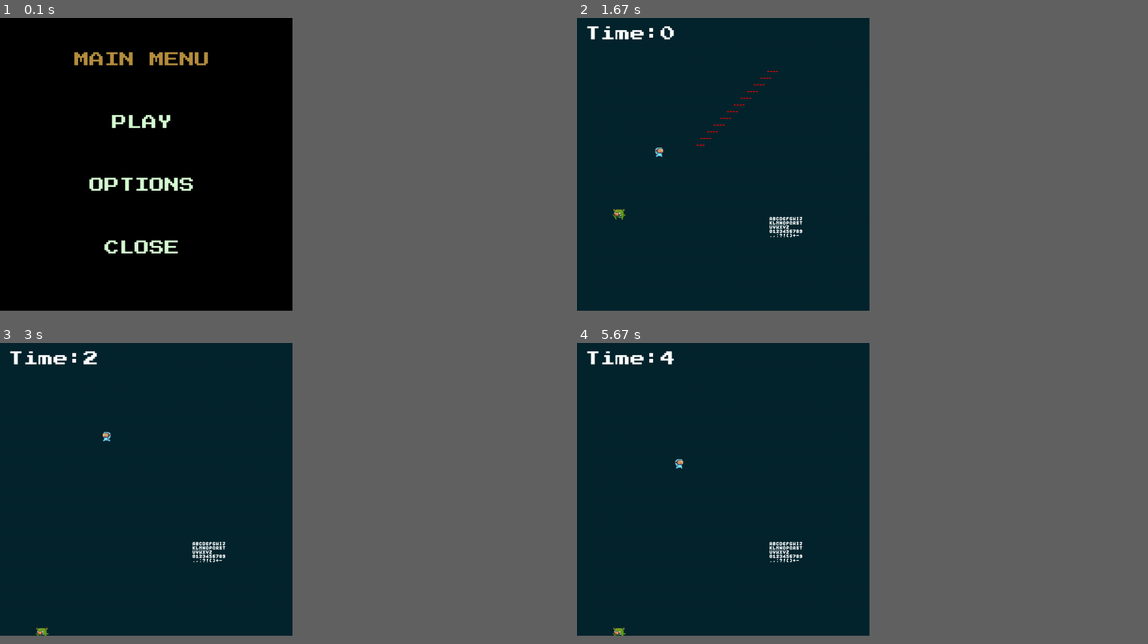
Above: before the commit, frames 1-4 (two rows, left to right).
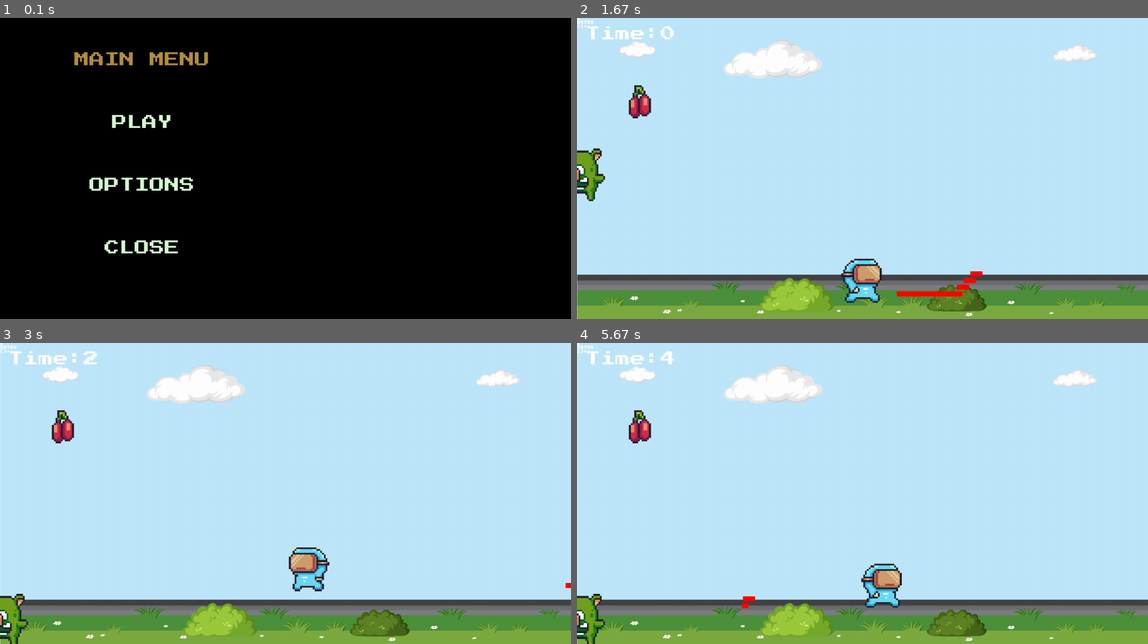
Above: after the commit, the same moments.

Repository: Minipomy/MaximilianoRiveraMendes-pygame-tp-final
Game: pygame game, started from main.py
Same seed, same stepped clock (60 frames per second), same inputs: the game is played once before the commit and once after it.
Inputs (mouse positions are in pixels of both pictures, inside the frame that each line leads up to):
- Up to frame 1 (0.1 s): no input
- Up to frame 2 (1.67 s): click "PLAY" at 0.38 s; click "STAGE 1" at 0.72 s; hold S 1-1.47 s; hold Right 1-1.47 s; move the mouse to (1045, 159) at 1.03 s; hold Right from 1.5 s (still down); tap Space at 1.57 s
- Up to frame 3 (3 s): tap Space at 1.87, 2.07, 2.37, 2.57, 2.87 s; release Right at 1.97 s; hold Right 2-2.47 s; tap S at 2.15 s; hold Left from 2.5 s (still down)
- Up to frame 4 (5.67 s): release Left at 3.03 s; hold Left 3.07-3.47 s; tap Space at 3.13, 3.43, 3.57, 3.87, 4.23, 4.53, 5.07, 5.37, 5.57 s; hold Right 3.5-4.13 s; tap S at 3.65, 5.15 s; hold P 4.17-4.63 s; hold Left 4.17-4.63 s; click "RESUME" at 4.72 s; hold Left 5-5.47 s; move the mouse to (725, 433) at 5.03 s; hold Right from 5.5 s (still down)
In our replay, the window is 461x461 before the commit and 900x474 after it. These sizes can differ from the game's own. Grey fills any space a smaller window leaves; there, only what the larger window draws over its background counts as a difference.

The runs differ from the first frame. In frame 1, 0.1% of the frame differs, in the area x 16-37%, y 11-79%; in frame 2, 59%; in frame 3, 59%, in the area x 0-100%, y 0-100%; in frame 4, 59%.

Commit message:
Agregamos frutas-regenerativas | Generamos una mejor structura de archivo config | aplicando arreglos a ticks en vida y disparo

Diff:
--- /dev/null
+++ b/Fruit.py
@@ -0,0 +1,40 @@
+import pygame as pg
+from auxiliar import SurfaceManager as sf
+from constants import DEBUG
+
+class Fruit(pg.sprite.Sprite):
+    def __init__(self, fruit_data):
+        super().__init__()
+
+        #   Atributos de ubicacion y de imagen
+        self.pos_x = fruit_data.get("pos_x")
+        self.pos_y = fruit_data.get("pos_y")
+        self.location = (self.pos_x, self.pos_y)
+
+        #   Atributos de animacion
+        self.idle = sf.get_surface_from_spritesheet(fruit_data.get("fruit_img"), 17, 1)
+        self.frame_rate = fruit_data.get("frame_rate")
+        self.initial_frame = 0
+        self.image = self.idle[self.initial_frame]
+        self.rect = self.image.get_rect(center = self.location)
+        self.fruit_animation_time = 0
+
+    #   Limitacion de FPS
+    def do_animation(self, delta_ms):
+        self.fruit_animation_time += delta_ms
+        if self.fruit_animation_time >= self.frame_rate:
+            self.fruit_animation_time = 0
+            if self.initial_frame < len(self.idle) - 1:
+                self.initial_frame += 1
+            else:
+                self.initial_frame = 0
+
+    def update(self, screen, delta_ms):
+        self.do_animation(delta_ms)
+        self.draw(screen)
+
+    def draw(self, screen):
+        if DEBUG:
+            pg.draw.rect(screen, 'yellow', self.rect)
+        self.image = self.idle[self.initial_frame]
+        screen.blit(self.image, self.rect)
--- a/Game.py
+++ b/Game.py
@@ -4,6 +4,7 @@
 import time
 from Enemy import Enemy
 from Player import Player
+from Fruit import Fruit
 from Projectile import Projectile
 from Tile import Tile
 from Buttons import Buttons
@@ -11,12 +12,20 @@
 
 class Game():
     def __init__(self, json_file):
+
+        #   Archivo de configuracion
         data = open(json_file)
         self.json = js.load(data)
+
+        #   Atributos de control de pygame
         pg.init()
         self.width = SCREEN_WIDTH
         self.height = SCREEN_HEIGHT
+        self.stages = self.json.get("stages")
+        self.stage_selected = self.stages.get("stage_1")
+        self.background = self.stage_selected.get("BG_img")
         self.size = (self.width, self.height)
+        self.image = pg.transform.scale(pg.image.load(self.background), self.size)
         self.screen = pg.display.set_mode(self.size)
         self.caption = pg.display.set_caption(CAPTION)
         self.clock = pg.time.Clock()
@@ -24,16 +33,19 @@
         self.font = pg.font.Font(FONT, 36)
         pg.font.init()
 
+        #   Atributos de control de juego y sprites
         self.isPause = False
         self.isPlaying = False
+
+        #   Agregamos los enemigos, tiles y jugador
         self.sprites = pg.sprite.Group()
         self.enemy = pg.sprite.Group()
         self.tile = pg.sprite.Group()
-        self.player = Player(self.json.get("player"))
-
-        #   Agregamos los enemigos y tiles al grupo
-        self.enemy.add(Enemy(self.json.get("enemy")))
-        self.tile.add(Tile(self.json.get("tile")))
+        self.fruit = pg.sprite.Group()
+        self.player = Player(self.stage_selected.get("player"))
+        self.enemy.add(Enemy(self.stage_selected.get("enemy")))
+        self.tile.add(Tile(self.stage_selected.get("tile")))
+        self.fruit.add(Fruit(self.stage_selected.get("fruit")))
 
     def get_width(self):
         return self.width
@@ -118,13 +130,14 @@
                 if event.type == pg.MOUSEBUTTONDOWN:
                     if STAGE_1.checkForInput(MOUSE):
                         self.isPlaying = True
+                        self.stage_selected = self.stages.get("stage_1")
                         self.run()
                     if STAGE_2.checkForInput(MOUSE):
                         self.isPlaying = True
+                        self.stage_selected = self.stages.get("stage_2")
                     if STAGE_3.checkForInput(MOUSE):
                         self.isPlaying = True
-
-
+                        self.stage_selected = self.stages.get("stage_3")
             pg.display.update()
 
     def options(self):
@@ -145,6 +158,7 @@
     def run(self):
         start_ticks = int(pg.time.get_ticks())
         while self.isPlaying:
+            self.screen.blit(self.image, (0, 0))
             seconds = int((pg.time.get_ticks()-start_ticks)/1000)
             for event in pg.event.get():
                 if event.type == pg.QUIT:
@@ -154,8 +168,6 @@
                         self.isPause = True
                         self.set_pause()
 
-            self.screen.fill(BACKGROUND_COLOR)
-
             #   Generamos contador de tiempo en stage
             self.draw_text("Time: ", (255, 255, 255), self.screen, 20, 20)
             self.draw_text(str(seconds),(255, 255, 255), self.screen, 200, 20)
@@ -165,6 +177,17 @@
                     if bullet.rect.colliderect(enemy.rect):
                         enemy.kill()
 
+            for fruit in self.fruit:
+                if fruit.rect.colliderect(self.player):
+                    fruit.kill()
+                    self.player.extra_life()
+
+            for enemy in self.enemy:
+                if enemy.rect.colliderect(self.player):
+                    now = pg.time.get_ticks()
+                    self.player.get_damage(enemy, now)
+                    print(self.player.life)
+
             #   Agregamos los enemigos al Stage
             self.enemy.draw(self.screen)
             self.enemy.update(self.delta_ms)
@@ -172,6 +195,9 @@
             # #   Agregamos los Tiles al Stage
             self.tile.draw(self.screen)
 
+            # #   Agregamos las frutas al Stage
+            self.fruit.update(self.screen, self.delta_ms)
+
             #   Agregamos el jugador al Stage
             for tile in self.tile:
                 self.player.is_on_platform(tile)
--- a/Player.py
+++ b/Player.py
@@ -16,12 +16,15 @@
         self.__jump_l = sf.get_surface_from_spritesheet(player_data.get("jump_img"), 1, 1, flip=True)
 
         #   Control de animaciones
+        self.pos_x = player_data.get("pos_x")
+        self.pos_y = player_data.get("pos_y")
+        self.location = (self.pos_x, self.pos_y)
         self.__initial_frame = 0
         self.__player_move_time = 0
         self.__player_animation_time = 0
         self.__actual_animation = self.__iddle_r
         self.image = self.__actual_animation[self.__initial_frame]
-        self.rect = self.image.get_rect()
+        self.rect = self.image.get_rect(center = self.location)
         self.__is_looking_right = True
 
         #   Valores del jugador
@@ -33,13 +36,16 @@
         self.__gravity = player_data.get("gravity")
         self.__jump = player_data.get("jump")
         self.life = player_data.get("life")
+        self.last_damage = pg.time.get_ticks()
+        self.damage_cooldown = 3000
+        self.invensible = False
         self.isOnFloor = False
         self.__is_jumping = False
 
         #   Valores balas del jugador
         self.laser_time = self.__bullet_data.get("laser_time")
         self.laser_cooldown = self.__bullet_data.get("laser_cooldown")
-        self.ready = False
+        self.ready = True
         self.bullet_group = pg.sprite.Group()
 
     ################ ANIMACIONES ################
@@ -58,7 +64,6 @@
 
     #   Animacion caminando/corriendo
     def run(self, direction: str = 'Right'):
-        self.__initial_frame = 0
         match direction:
             case 'Right':
                 look_right = True
@@ -94,9 +99,13 @@
 
     ################ ACCIONES / MOVIMIENTOS GENERALES ################
 
+    def extra_life(self):
+        self.life += 1
+
     def get_damage(self, entity):
         if entity.rect.colliderect(self.rect):
             self.life -= 1
+            self.invensible = True
 
     #   El jugador dispara
     def attack(self):
@@ -112,7 +121,6 @@
             curent_time = pg.time.get_ticks()
             if curent_time - self.laser_time >= self.laser_cooldown:
                 self.ready = True
-                print(self.ready)
 
     #   Controles de movimiento y disparo generales del jugador
     def do_movement(self, delta_ms):
@@ -125,7 +133,7 @@
             self.stay()
         if keys[pg.K_SPACE]:
             self.jump()
-        if keys[pg.K_s]:
+        if keys[pg.K_s] and self.ready:
             self.attack()
             self.ready = False
             self.laser_time = pg.time.get_ticks()
--- /dev/null
+++ b/Stage.py
@@ -0,0 +1,48 @@
+import pygame as pg
+from constants import SCREEN_HEIGHT, SCREEN_WIDTH
+
+class Stage:
+    def __init__(self, stage_data):
+        self.background = stage_data.get("BG_img")
+
+        #   Atributos de clase Enemigos, Jugador, Tiles y Frutas
+        self.player =  Player(self.json.get("player"))
+        self.enemy = pg.sprite.Group()
+        self.tile = pg.sprite.Group()
+        self.fruit = pg.sprite.Group()
+
+        #   Agregamos los enemigos, tiles y jugador
+        self.enemy.add(Enemy(self.json.get("enemy")))
+        self.tile.add(Tile(self.json.get("tile")))
+        self.fruit.add(Fruit(self.json.get("fruit")))
+
+    # Loop over both and blit accordingly
+    def set_background(self, screen):
+        tilesX, tilesY = self.background.get_size()
+        for x in range(tilesX):
+            for y in range(tilesY):
+                screen.blit(self.background, (x * SCREEN_WIDTH, y * SCREEN_HEIGHT))
+
+    def stage_run(self, screen):
+        start_ticks = int(pg.time.get_ticks())
+        while self.isPlaying:
+            seconds = int((pg.time.get_ticks()-start_ticks)/1000)
+
+            #   Control de eventos
+            for event in pg.event.get():
+                if event.type == pg.QUIT:
+                    pg.quit()
+                if event.type == pg.KEYDOWN:
+                    if event.key == pg.K_p:
+                        self.isPause = True
+                        self.set_pause()
+
+            self.draw(screen)
+
+            #   Generamos contador de tiempo en stage
+            self.draw_text("Time: ", (255, 255, 255), self.screen, 20, 20)
+            self.draw_text(str(seconds),(255, 255, 255), self.screen, 200, 20)
+
+            #   Actualizacion de pantalla
+            pg.display.flip()
+            self.clock.tick(100)  # Limita el juego a 60 FPS
--- a/Tile.py
+++ b/Tile.py
@@ -6,8 +6,9 @@
         super().__init__()
         self.pos_x = tile_data.get("pos_x")
         self.pos_y = tile_data.get("pos_y")
+        self.location = (self.pos_x, self.pos_y)
         self.image = pg.image.load(tile_data.get("tile_img")).convert_alpha()
-        self.rect = self.image.get_rect(center=(self.pos_x, self.pos_y))
+        self.rect = self.image.get_rect(center = self.location)
 
 
     def draw(self, screen):
--- a/auxiliar.py
+++ b/auxiliar.py
@@ -1,5 +1,5 @@
 import pygame as pg
-
+from constants import SPRITE_SIZE
 class SurfaceManager:
 
     @staticmethod
@@ -15,11 +15,11 @@
                 x_axis = column * frame_width
                 y_axis = row * frame_height
 
-                frame_surface = surface_img.subsurface(
+                frame_surface = pg.transform.scale(surface_img.subsurface(
                     x_axis, y_axis, frame_width, frame_height
-                )
+                ), SPRITE_SIZE)
 
                 if flip:
-                    frame_surface = pg.transform.flip(frame_surface, True, False)
+                    frame_surface = pg.transform.scale(pg.transform.flip(frame_surface, True, False), SPRITE_SIZE)
                 sprites_list.append(frame_surface)
         return sprites_list
--- a/config.json
+++ b/config.json
@@ -13,40 +13,126 @@
         "bullet": {
             "velocity": 7,
             "laser_time": 10,
-            "laser_cooldown": 50,
-            "size_x": 5,
-            "size_y": 2
+            "laser_cooldown": 10,
+            "size_x": 15,
+            "size_y": 12
         }
     },
     "enemy": {
         "idle": "Recursos/Enemies/AngryPig/Idle (36x30).png"
 ,       "run": "Recursos/Enemies/AngryPig/Walk (36x30).png",
-        "coord_x": 100,
-        "coord_y": 100,
+        "coord_x": 0,
+        "coord_y": 0,
         "speed_run": 12,
         "gravity": 16,
+        "frame_rate": 60
+    },
+    "fruit": {
+        "fruit_img": "Recursos/Items/Fruits/Cherries.png",
+        "pos_x": 150,
+        "pos_y": 200,
         "frame_rate": 60
     },
     "tile": {
         "tile_img": "Recursos/Menu/Text/Text (White) (8x10).png",
         "pos_x": 500,
-        "pos_y": 500,
-        "size_x": 200,
-        "size_y": 200
+        "pos_y": 500
+    },
+    "stage_1": {
+        "BG_img": "Recursos/Background/BG_Stage_1.jpg"
     },
     "stages": {
         "stage_1": {
-            "player_pos": [440,440],
+            "BG_img": "Recursos/Background/BG_Stage_1.jpg",
+            "player_count": 1,
             "enemy_count": 1,
-            "enemy_pos": [[200, 200]],
-            "tiles_pos": [[200, 200]]
+            "tile_count": 1,
+            "fruit_count": 1,
+            "player": {
+                "idle_img": "Recursos/Main Characters/Virtual Guy/Idle (32x32).png",
+                "run_img": "Recursos/Main Characters/Virtual Guy/Run (32x32).png",
+                "jump_img": "Recursos/Main Characters/Virtual Guy/jump (32x32).png",
+                "coord_x": 0,
+                "coord_y": 0,
+                "life": 3,
+                "speed_run": 12,
+                "gravity": 16,
+                "jump": 32,
+                "frame_rate": 60,
+                "bullet": {
+                    "velocity": 7,
+                    "laser_time": 10,
+                    "laser_cooldown": 10,
+                    "size_x": 15,
+                    "size_y": 12
+                },
+                "pos_x": 500,
+                "pos_y": 500
+            },
+            "enemy": {
+                "idle": "Recursos/Enemies/AngryPig/Idle (36x30).png"
+        ,       "run": "Recursos/Enemies/AngryPig/Walk (36x30).png",
+                "coord_x": 0,
+                "coord_y": 0,
+                "speed_run": 12,
+                "gravity": 16,
+                "frame_rate": 60,
+                "enemy_pos": [[200, 200]]
+            },
+            "tile": {
+                "tile_img": "Recursos/Menu/Text/Text (White) (8x10).png",
+                "pos_x": 0,
+                "pos_y": 0,
+                "tiles_pos": [[200, 200]]
+            },
+            "fruit": {
+                "fruit_img": "Recursos/Items/Fruits/Cherries.png",
+                "pos_x": 150,
+                "pos_y": 200,
+                "frame_rate": 60
+            }
         },
         "stage_2": {
-            "tiles_pos": [[200, 200], [100, 100], [300, 300]]
-        },
-        "stage_3": {
+            "BG_img": "Recursos/Background/BG_Stage_2.jpg",
+            "player_count": 1,
+            "enemy_count": 1,
+            "tile_count": 1,
+            "player": {
+                "idle_img": "Recursos/Main Characters/Virtual Guy/Idle (32x32).png",
+                "run_img": "Recursos/Main Characters/Virtual Guy/Run (32x32).png",
+                "jump_img": "Recursos/Main Characters/Virtual Guy/jump (32x32).png",
+                "coord_x": 0,
+                "coord_y": 0,
+                "life": 3,
+                "speed_run": 12,
+                "gravity": 16,
+                "jump": 32,
+                "frame_rate": 60,
+                "bullet": {
+                    "velocity": 7,
+                    "laser_time": 0.02,
+                    "laser_cooldown": 1500,
+                    "size_x": 15,
+                    "size_y": 12
+                }
+            },
+            "player_pos": [[]],
+            "enemy": {
+                "idle": "Recursos/Enemies/AngryPig/Idle (36x30).png"
+        ,       "run": "Recursos/Enemies/AngryPig/Walk (36x30).png",
+                "coord_x": 0,
+                "coord_y": 0,
+                "speed_run": 12,
+                "gravity": 16,
+                "frame_rate": 60
+            },
+            "enemy_pos": [[200, 200], [100, 100], [300, 300]],
+            "tile": {
+                "tile_img": "Recursos/Menu/Text/Text (White) (8x10).png",
+                "pos_x": 0,
+                "pos_y": 0
+            },
             "tiles_pos": [[200, 200], [100, 100], [300, 300]]
         }
     }
-
 }
--- a/constants.py
+++ b/constants.py
@@ -4,8 +4,9 @@
 ##################### DISPLAY CONFIGS #####################
 DATA = r"config.json"
 CAPTION = "Meme Game"
-SCREEN_WIDTH = 700
-SCREEN_HEIGHT = 700
+SCREEN_WIDTH = 1366
+SCREEN_HEIGHT = 720
+SPRITE_SIZE = (140, 140)
 FPS = 60
 FONT = r"Recursos/Font/PressStart2P-Regular.ttf"
 BACKGROUND_COLOR = (5, 37, 46)
Binary file added: Recursos/Background/BG_Stage_1.jpg
Binary file added: Recursos/Background/BG_Stage_2.jpg
